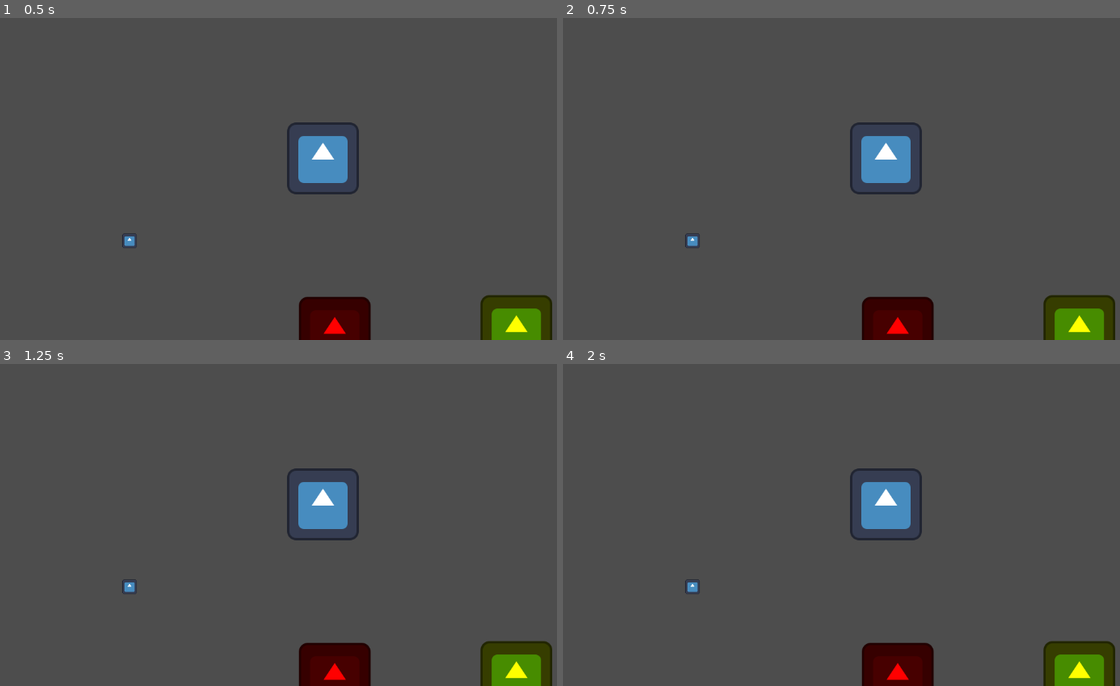
Above: before the commit, frames 1-4 (two rows, left to right).
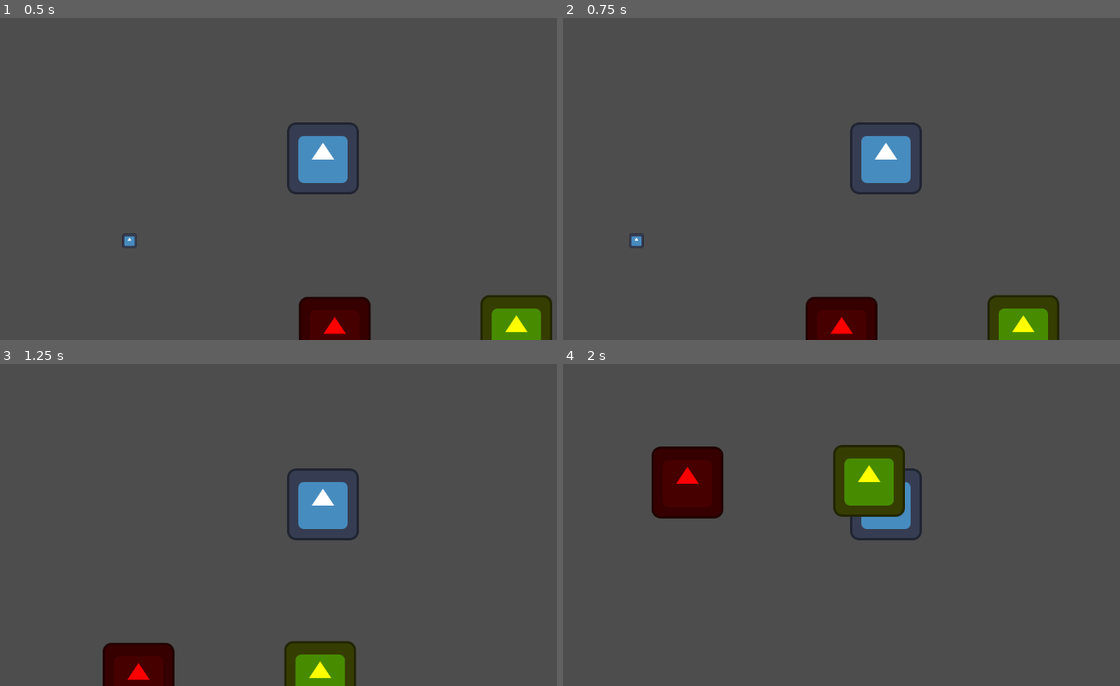
Above: after the commit, the same moments.

Repository: luankaike-code/template-godot
Game: Godot game, scene res://test/components/scene.tscn
The game is run twice, just before and just after one commit, with the same random seed, the same clock (stepped at 60 frames per second) and the same inputs. The engine's default icon, where the game draws it, is replaced by a stand-in: a white triangle on a blue panel in a dark square.
Inputs:
- Up to frame 1 (0.5 s): no input
- Up to frame 2 (0.75 s): tap Enter at 0.5 s; hold D (move_right) from 0.53 s (still down); tap Z (action_1) at 0.6 s
- Up to frame 3 (1.25 s): keep holding D (move_right)
- Up to frame 4 (2 s): release D (move_right) at 1.28 s; hold S (move_down) from 1.28 s (still down); tap X (action_2) at 1.35 s

Frame 1 is identical in both runs. In frame 2, 5.9% of the frame differs, in the area x 11-100%, y 66-100%; in frame 3, 5.7%; in frame 4, 9.3%, in the area x 15-100%, y 25-100%.
Error before the commit: Parse Error: Identifier "Editor" not declared in the current scope. (res://templates/components/componentMove.gd:16)

Commit message:
Add 'Define body' editor warning to ComponentMove

Diff:
--- a/templates/components/componentMove.gd
+++ b/templates/components/componentMove.gd
@@ -1,23 +1,28 @@
 @tool
 class_name ComponentMove extends Component
-
-signal body_changed()
 
 @export var speed: float = 500.0
 
 @export var body: CharacterBody2D:
 	set(new_body):
 		body = new_body
-		body_changed.emit()
+		if Engine.is_editor_hint():
+			update_configuration_warnings()
 
 var direction: Vector2 = Vector2.ZERO
 
+func _get_configuration_warnings() -> PackedStringArray:
+	var warnings = super()
+
+	if !body:
+		warnings.append("Define body")
+
+	return warnings
+
 func _ready() -> void:
-	Editor.is_
+	if Engine.is_editor_hint():
+		update_configuration_warnings()
 
 func tick() -> void:
-	if !body:
-		print("ComponentMove: Body not defined")
-
 	body.velocity = direction * speed
 	body.move_and_slide()
